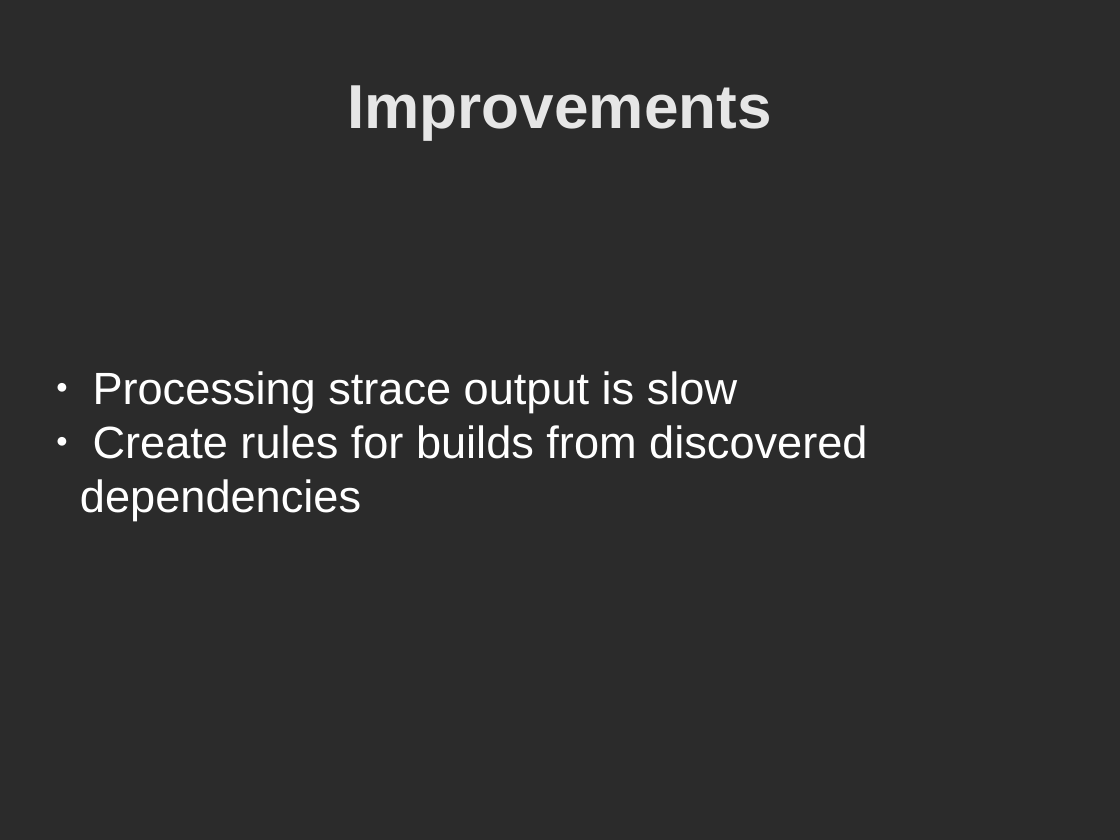
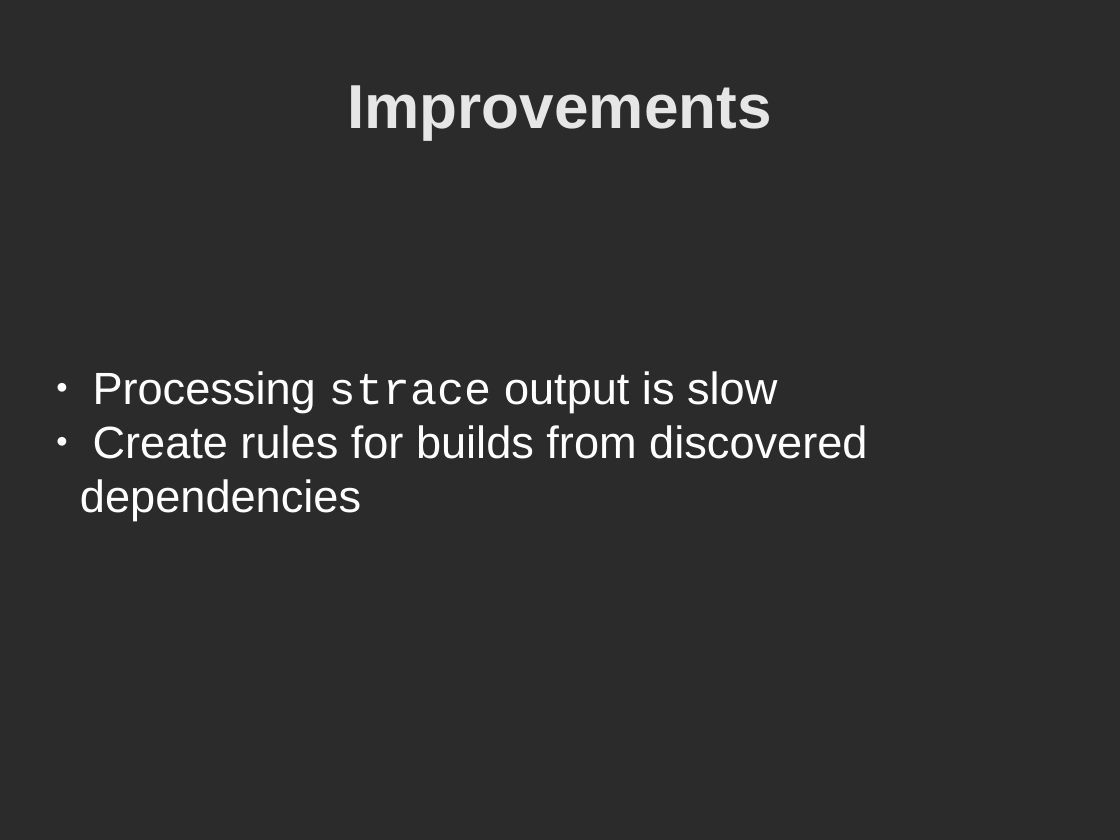
Before and after one commit to zsalzbank/build-dependency-generator, a slide deck: slide 9 of presentation.odp. Drawn at 1120x840 pixels with LibreOffice and Linux fonts; fonts in the diff are those of the drawing; background and template pictures are left out; a plain dark background stands for a picture behind light text. Boxes give left, top, right and bottom in pixels: in the first picture for what was removed or moved away, otherwise in the second. Text is boxed around its words. In the diff, an @@ line names an element or a change of style, - is before the commit and + after.

Commit message:
pre update

```diff
--- a/presentation.odp
+++ b/presentation.odp
@@ subtitle at [93, 371, 777, 412]: font Arial to Courier New in "strace" @@
```
Also in this commit, not shown: 1 other slide changed.
